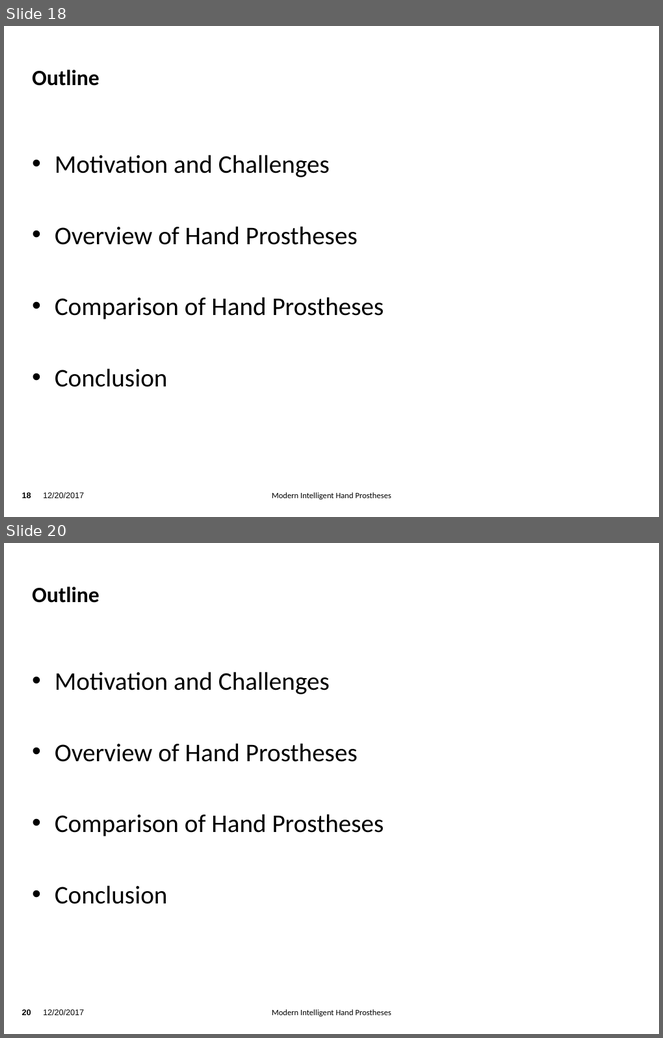
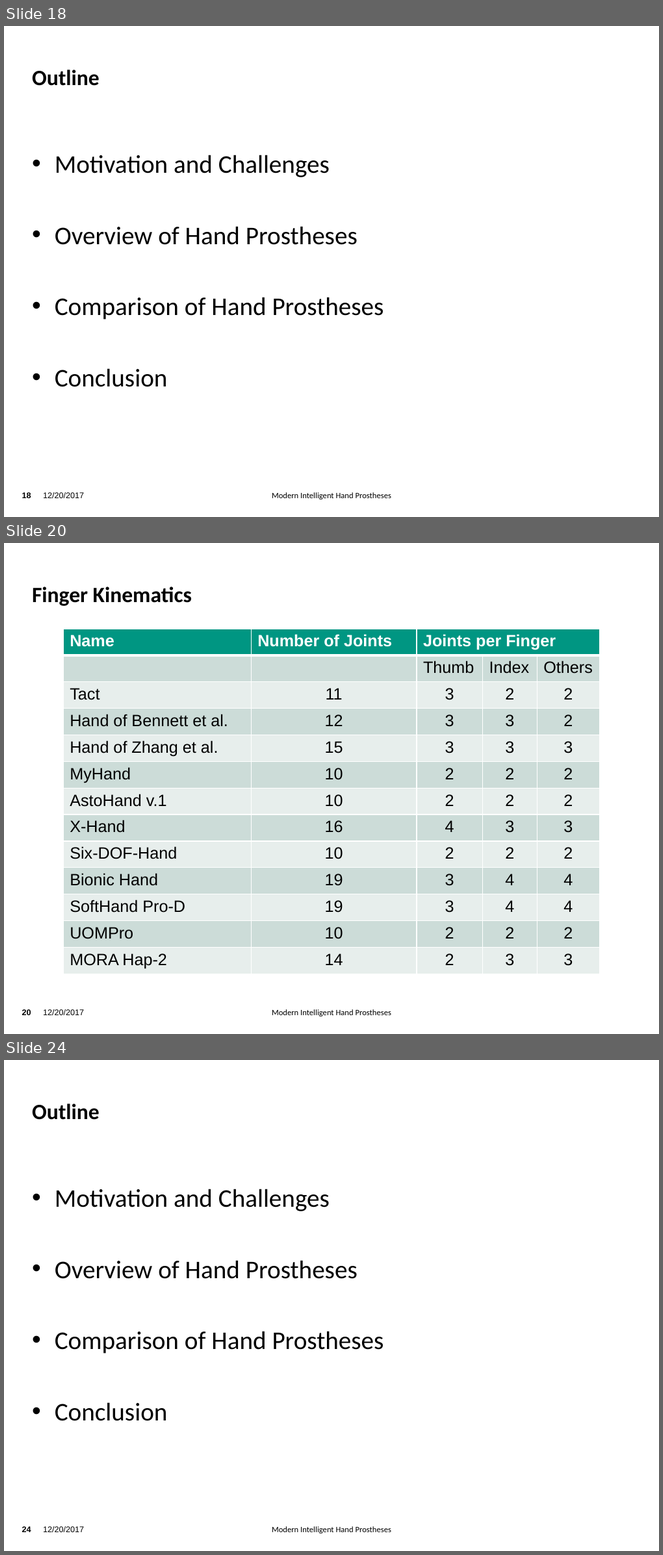
Before and after one commit to TsStocker/HumanoideRobotik, a slide deck: Vortrag/Vortrag.pptx. Shown one above the other, each under a label of ours: slides 18 and 20 before the commit, slides 18, 20 and 24 after it; the slides between them are not shown. The pictures are 663x1038 and 663x1555 pixels, drawn with LibreOffice and Linux fonts; fonts in the diff are those of the drawing; background and template pictures are left out. Boxes give left, top, right and bottom in pixels: in the first picture for what was removed or moved away, otherwise in the second. Text is boxed around its words. In the diff, an @@ line names an element or a change of style, - is before the commit and + after.

```diff
--- a/Vortrag/Vortrag.pptx
+++ b/Vortrag/Vortrag.pptx
@@ slide 20 added at [4,543,659,1034], background picture (left out); not listed: 3 template elements that a slide beside it also shows @@
@@ title added at [32,587,192,606], 24 pt, text #000000, bold @@
+Finger Kinematics
@@ table added at [64,629,601,974], 13 rows, 5 columns @@
+Name | Number of Joints | Joints per Finger |  | 
+ |  | Thumb | Index | Others
+Tact | 11 | 3 | 2 | 2
+Hand of Bennett et al. | 12 | 3 | 3 | 2
+Hand of Zhang et al. | 15 | 3 | 3 | 3
+MyHand | 10 | 2 | 2 | 2
+AstoHand v.1 | 10 | 2 | 2 | 2
+X-Hand | 16 | 4 | 3 | 3
+Six-DOF-Hand | 10 | 2 | 2 | 2
+Bionic Hand | 19 | 3 | 4 | 4
+SoftHand Pro-D | 19 | 3 | 4 | 4
+UOMPro | 10 | 2 | 2 | 2
+MORA Hap-2 | 14 | 2 | 3 | 3
@@ what was slide 20 is now slide 24 @@
@@ page number at [22,1527,31,1533]: text changed @@
-20
+24
```
Also in this commit, not shown: 2 slides changed, 3 other slides added, 7 other files.
